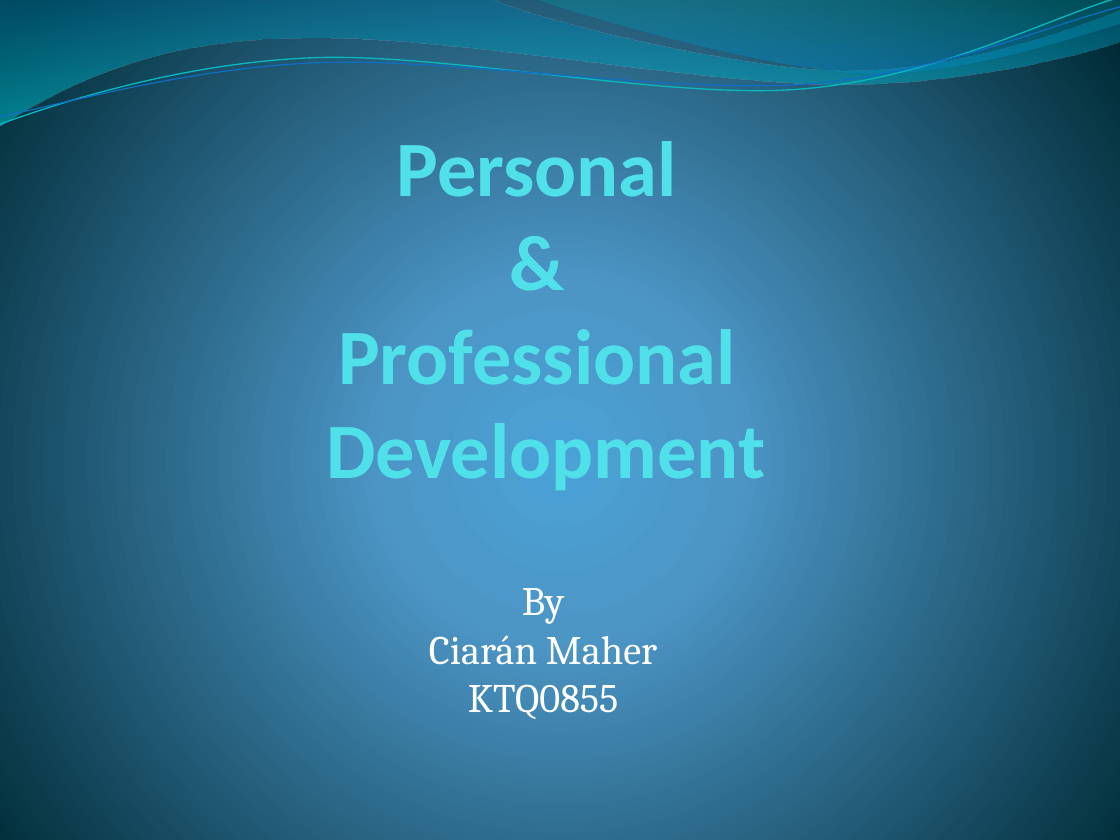
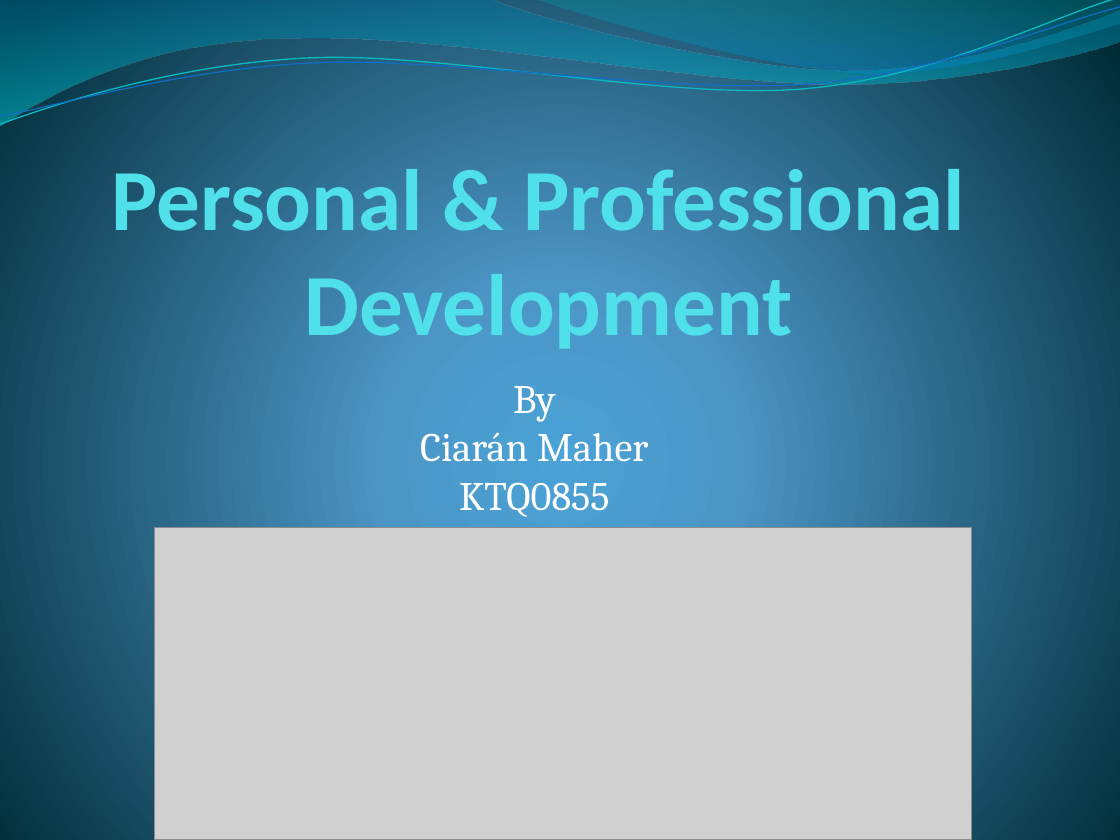
Before and after one commit to CrazeeIvan/ICT_P-PDev, a slide deck: slide 1 of Personal.pptx. Drawn at 1120x840 pixels with LibreOffice and Linux fonts; fonts in the diff are those of the drawing; grey boxes stand for pictures. Boxes give left, top, right and bottom in pixels: in the first picture for what was removed or moved away, otherwise in the second. Text is boxed around its words. In the diff, an @@ line names an element or a change of style, - is before the commit and + after.

```diff
--- a/Personal.pptx
+++ b/Personal.pptx
@@ title "Personal & Professional Development": place and size @@
-title "Personal & Professional Development" at box(326, 141, 765, 490)
+title "Personal & Professional Development" at box(111, 158, 964, 349)
@@ title "Personal & Professional Development" at box(111, 158, 964, 349): size 50.4 to 56 pt @@
@@ subtitle "By Ciarán Maher KTQ0855": place and size @@
-subtitle "By Ciarán Maher KTQ0855" at box(429, 588, 657, 719)
+subtitle "By Ciarán Maher KTQ0855" at box(420, 386, 648, 517)
@@ picture added at box(155, 528, 972, 840) @@
```
Also in this commit, not shown: 5 other slides changed.
